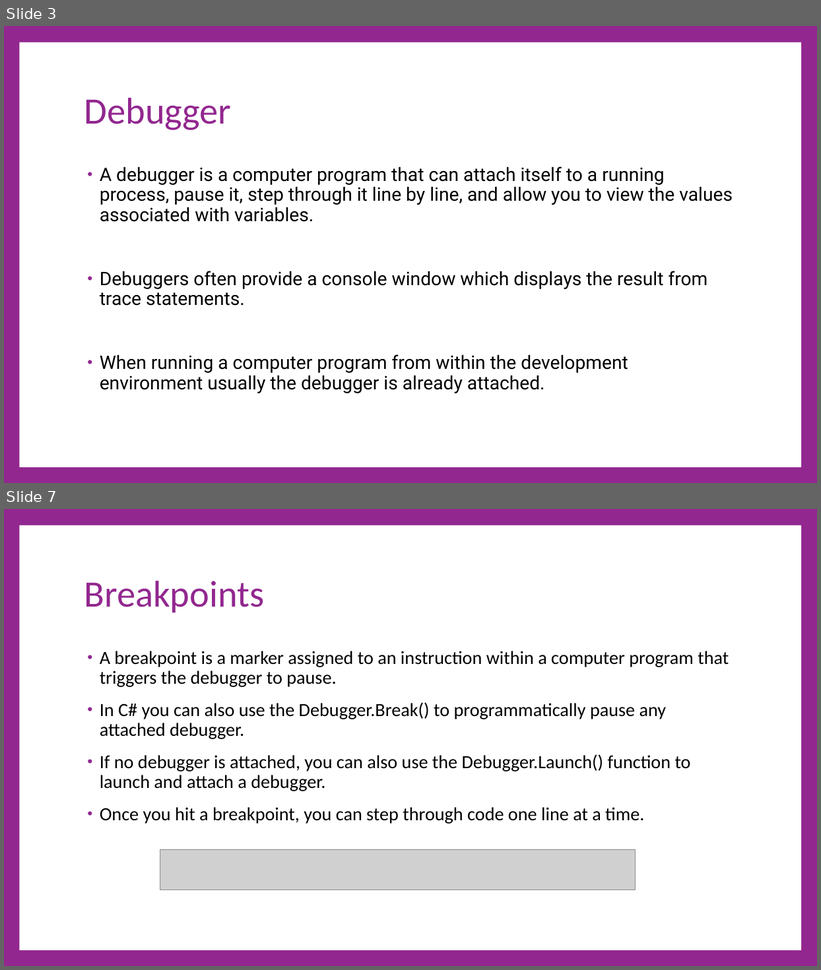
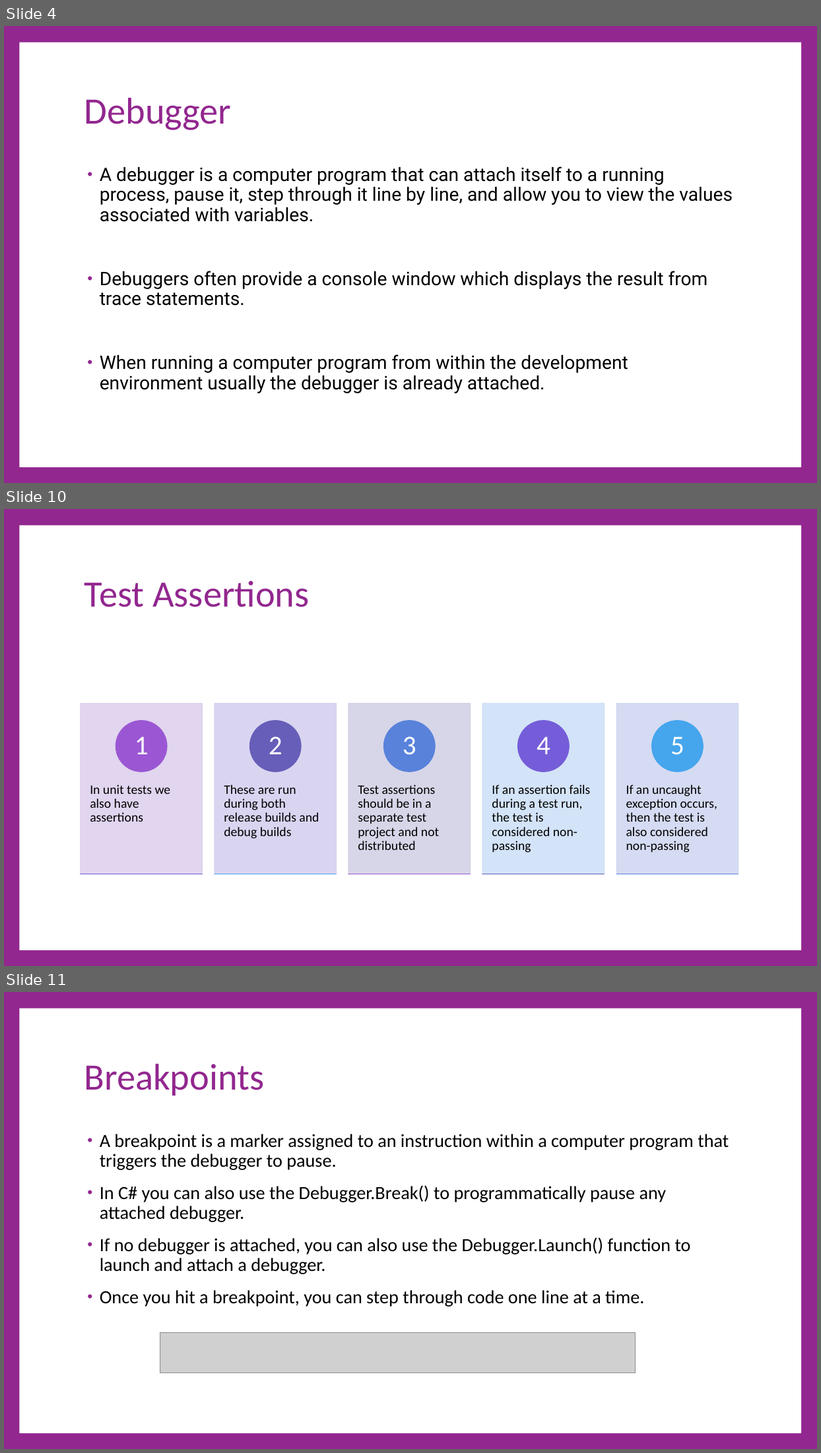
Before and after one commit to cdiggins/cs321, a slide deck: class-notes/cs321-winter-2023-lecture-6-debugging.pptx. Shown one above the other, each under a label of ours: slides 3 and 7 before the commit, slides 4, 10 and 11 after it; the slides between them are not shown. The pictures are 821x970 and 821x1453 pixels, drawn with LibreOffice and Linux fonts; fonts in the diff are those of the drawing; grey boxes stand for pictures. Boxes give left, top, right and bottom in pixels: in the first picture for what was removed or moved away, otherwise in the second. Text is boxed around its words. In the diff, an @@ line names an element or a change of style, - is before the commit and + after.

```diff
--- a/class-notes/cs321-winter-2023-lecture-6-debugging.pptx
+++ b/class-notes/cs321-winter-2023-lecture-6-debugging.pptx
@@ slide 10 added at [4, 509, 817, 966], background #92278F; not listed: 1 template element that a slide beside it also shows @@
@@ title added at [85, 581, 309, 607], 66 pt, text #92278F @@
+Test Assertions
@@ group added at [81, 704, 739, 875]: 10 rectangles, 10 texts, 5 ellipses @@
+In unit tests we also have assertions
+1
+These are run during both release builds and debug builds
+2
+Test assertions should be in a separate test project and not distributed
+3
+If an assertion fails during a test run, the test is considered non-passing
+4
+If an uncaught exception occurs, then the test is also considered non-passing
+5
@@ what was slide 3 is now slide 4 @@
@@ what was slide 7 is now slide 11 @@
```
Also in this commit, not shown: 6 slides changed, 10 other slides added, 16 other files.
